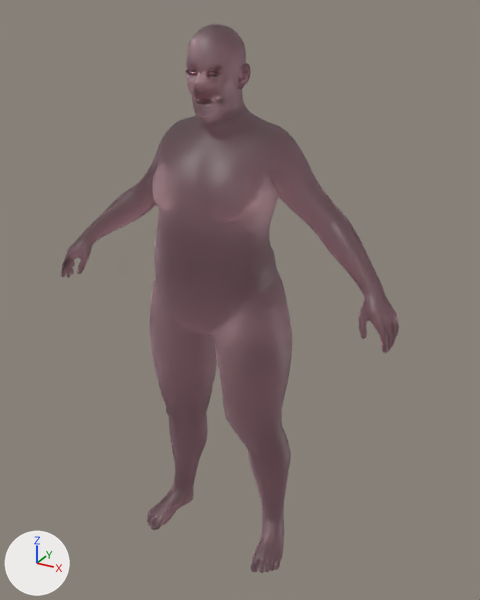
Two versions of the glTF model 50/pos2.glb, one commit apart.
Before and after are seen from a 50 mm lens placed at (153.3, -173.7, 184.9), pointed at (40.9, 30.7, 82.7). The axes (+X, +Y, +Z) are drawn at lower left. The lights are the same throughout.

The older version as bpy lines, for what is in view:
```python
mat_fat_m_default = principled_material('fat_m_default')
mat_fat_m_default.base_color = (0.498, 0.255, 0.306)  # pink #bb8a96
mat_fat_m_default.roughness = 0.484
mat_fat_m_default.ior = 1.52
mat_fat_m_default.transmission_weight = 1.0
me_f_mana = bpy.data.meshes.new('f_mana')
me_f_mana.from_pydata(...)  # 14164 vertices, 28092 faces; spans x -11.0..111.0, y -18.0..18.0, z 0.0..181.0
me_f_mana.materials.append(mat_fat_m_default)  # pink #bb8a96
ob_f_mana = bpy.data.objects.new('f_mana', me_f_mana)
ob_f_mana.location = (0.0, 0.0, 0.0)
```
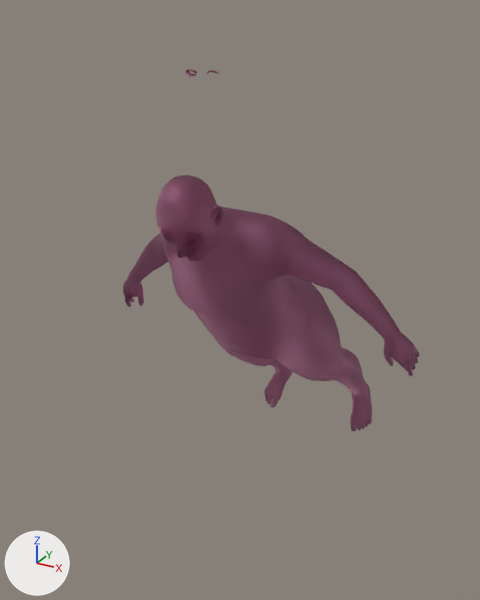
Location of each change, [x1, y1, x2, y2] in pixels of the pictures (480 x 600 px; the box of a moved part takes in the faces that stretch with it):
'f_mana', surface changed, reshaped (12% narrower, 34% shorter)
    before: [61, 24, 399, 573]
    after: [123, 69, 419, 431]
part 1 of me_f_mana, moved or reshaped
    before: [61, 24, 399, 573]
    after: [123, 175, 419, 431]
part 2 of me_f_mana, moved or reshaped
    before: [207, 74, 218, 77]
    after: [186, 240, 195, 245]

Patch to the scene script:
```diff
--- a/50/pos2.glb.py
+++ b/50/pos2.glb.py
@@ mat_fat_m_default @@
 mat_fat_m_default.roughness = 0.484
-mat_fat_m_default.ior = 1.52
+mat_fat_m_default.ior = 1.22
 mat_fat_m_default.transmission_weight = 1.0
+mat_fat_m_default.metallic = 0.2
@@ me_f_mana @@
 me_f_mana.from_pydata(...)  # 14164 vertices, 28092 faces; spans x -11.0..111.0, y -18.0..18.0, z 0.0..181.0
 # used by ob_f_mana; location = (0.0, 0.0, 0.0)
+# me_f_mana part 1: the loose piece of 13388 vertices spanning x -11.0..111.0, y -18.0..18.0, z 0.0..181.0 is turned 43.9 degrees about the x axis through its middle, then moved by (0.0, 38.0, -18.0)
+# me_f_mana part 2: the loose piece of 165 vertices spanning x 52.0..55.0, y -8.0..-6.0, z 167.0..169.0 is moved by (0.0, -14.0, -44.0)
 me_f_mana.materials.append(mat_fat_m_default)
```
